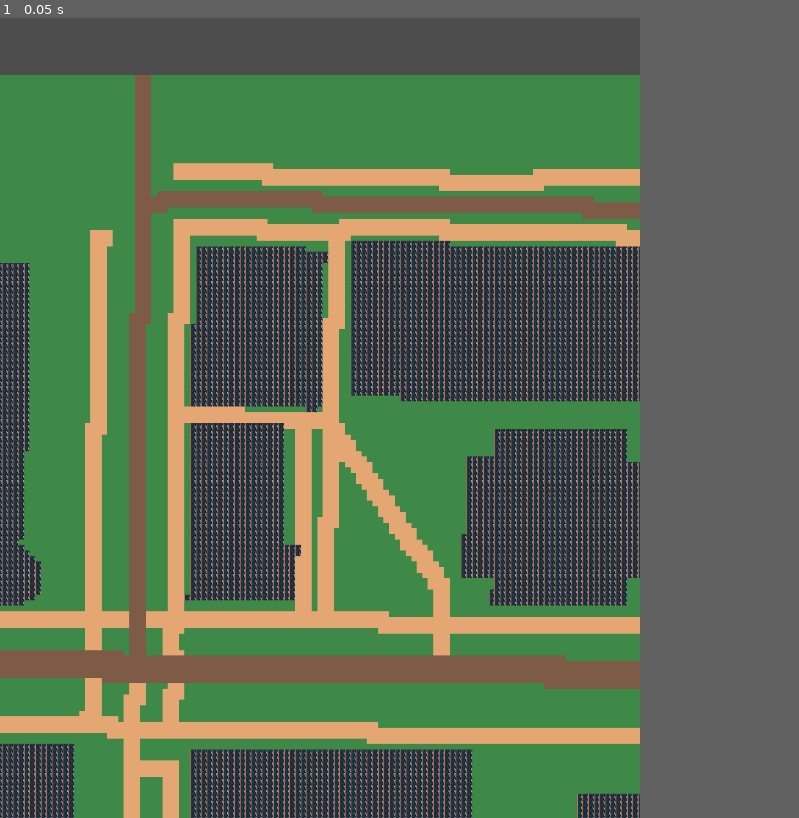
Above: before the commit, frame 1.
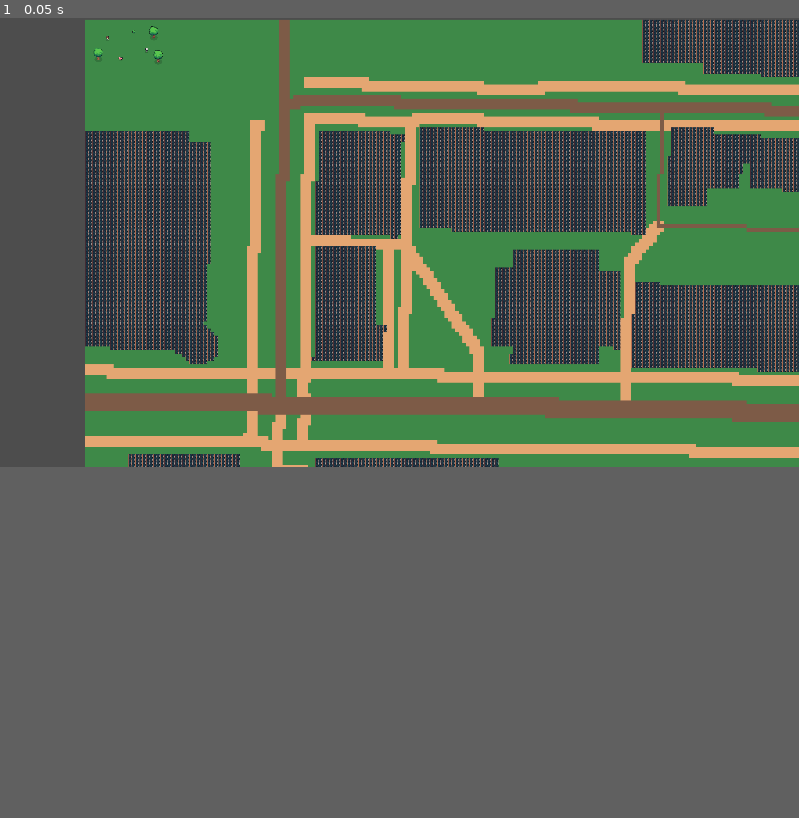
Above: after the commit, the same moment.

Repository: ccb/agent-sandbox
Game: Godot game, scene res://scenes/main.tscn
Two runs of this game, one before a commit and one after it. Both use one fixed random seed, a clock stepped at 60 frames per second and the inputs below.
Inputs:
- Up to frame 1 (0.05 s): no input
The window is 640x800 before the commit and 799x449 after it. Grey fills any space a smaller window leaves; there, only what the larger window draws over its background counts as a difference.

The runs differ from the first frame. In frame 1, 63% of the frame differs, in the area x 0-100%, y 0-100%.

Commit message:
fix(godot): 1920x1080 window, cover-fit the map (no grey margins)
Revert to a standard 1920x1080 landscape window. The core map is portrait
(5632x7040 px), so to fill a landscape window with no grey margins the camera
cover-fits: zoom 0.341 makes the map fill the width exactly (the ground layer
covers 100% of the grid, so no transparent corners), at the cost of cropping the
north/south ends (Walnut & Spruce). Centred on College Green / the Locust Walk
crossing so the heart of campus and the agents stay in the visible band.

Co-Authored-By: Claude Opus 4.8 <noreply@anthropic.com>

Diff:
--- a/godot-generative-agents/project.godot
+++ b/godot-generative-agents/project.godot
@@ -18,12 +18,8 @@
 
 [display]
 
-; Portrait window matched to the tall 34th–36th core map (5632x7040 px, aspect
-; ~0.8) so the whole campus fills the window instead of sitting in a strip with
-; wide grey margins. The window is resizable; the scene cameras' zoom is set to
-; fit this size. A 16:9 window would shrink the portrait map into the middle.
-window/size/viewport_width=1000
-window/size/viewport_height=1250
+window/size/viewport_width=1920
+window/size/viewport_height=1080
 
 [rendering]
 
--- a/godot-generative-agents/scenes/campus_urban.tscn
+++ b/godot-generative-agents/scenes/campus_urban.tscn
@@ -10,10 +10,10 @@
 script = ExtResource("1_tiled")
 map_path = "res://maps/upenn_core_urban.tmj"
 
-; The map is the 34th–36th x Spruce–Walnut core (5632x7040 px at 1 m/tile).
-; Centred on the map; zoom 0.176 fits the whole (tall) area to the 1000x1250
-; portrait window (see project.godot). Size the view with the camera zoom, never by
-; scaling the TileMapLayer (that leaves sub-pixel white seams between cells).
+; The map is the 34th–36th x Spruce–Walnut core (5632x7040 px at 1 m/tile) — a
+; PORTRAIT map in a 1920x1080 landscape window. zoom 0.341 cover-fits: the map
+; fills the window with NO grey margins, cropping the north/south ends. Size the
+; view with the camera zoom, never by scaling the TileMapLayer (white seams).
 [node name="Camera2D" type="Camera2D" parent="."]
-position = Vector2(2810, 3510)
-zoom = Vector2(0.176, 0.176)
+position = Vector2(2810, 3300)
+zoom = Vector2(0.341, 0.341)
--- a/godot-generative-agents/scenes/penn_replay.tscn
+++ b/godot-generative-agents/scenes/penn_replay.tscn
@@ -13,10 +13,11 @@
 script = ExtResource("2_tiled")
 map_path = "res://maps/upenn_core_urban.tmj"
 
-; The map is the 34th–36th x Spruce–Walnut core only (5632x7040 px at 1 m/tile),
-; so the whole frame IS the middle of campus. Centred on the map; zoom 0.176 fits
-; the full (tall) area to the 1000x1250 portrait window (see project.godot). If you
-; resize the window, nudge this zoom to match (≈ window_height / 7040).
+; The map is the 34th–36th x Spruce–Walnut core (5632x7040 px at 1 m/tile) — a
+; PORTRAIT map in a 1920x1080 landscape window. zoom 0.341 cover-fits: the map
+; fills the window edge-to-edge with NO grey margins, at the cost of cropping the
+; north/south ends (Walnut & Spruce edges). Centred on College Green / the Locust
+; Walk crossing so the heart of campus and the agents stay in the visible band.
 [node name="Camera2D" type="Camera2D" parent="."]
-position = Vector2(2810, 3510)
-zoom = Vector2(0.176, 0.176)
+position = Vector2(2810, 3300)
+zoom = Vector2(0.341, 0.341)
